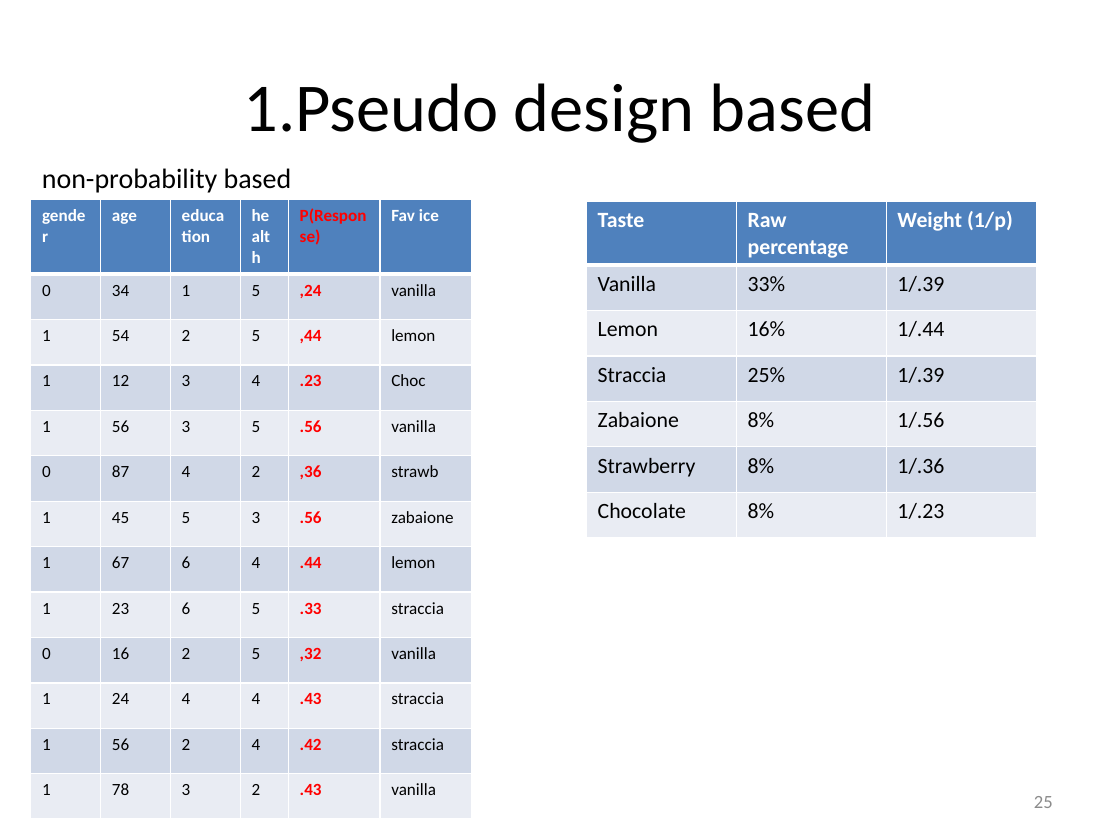
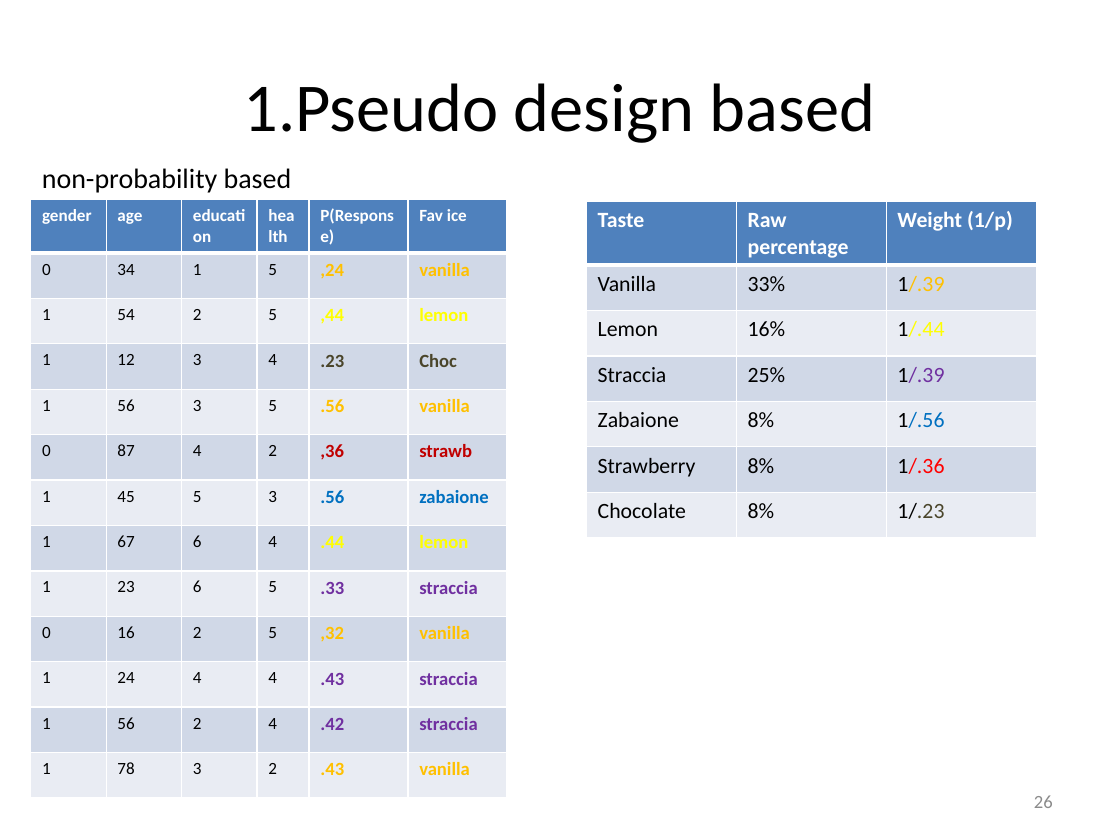
Before and after one commit to peterlugtig/peterlugtig.github.io, a slide deck: slide 26 of static/files/SDA/week13/lecture_week_13.pptx (slide 25 before the commit). Drawn at 1120x840 pixels with LibreOffice and Linux fonts; fonts in the diff are those of the drawing. Boxes give left, top, right and bottom in pixels: in the first picture for what was removed or moved away, otherwise in the second. Text is boxed around its words. In the diff, an @@ line names an element or a change of style, - is before the commit and + after.

```diff
--- a/static/files/SDA/week13/lecture_week_13.pptx
+++ b/static/files/SDA/week13/lecture_week_13.pptx
@@ table at <box>31,199,505,796</box> @@
@@ text colour #FF0000 to #FFFFFF in "P(Response)" @@
@@ size 11 to 12 pt in ",24", "vanilla", ",44", "lemon" and 20 more places @@
@@ text colour #FF0000 to #FFC000 in ",24", ".56", ",32", ".43" @@
@@ text colour #000000 to #FFC000 in "vanilla", "vanilla", "vanilla", "vanilla" @@
@@ bold on in "vanilla", "lemon", "Choc", "vanilla" and 8 more places @@
@@ text colour #FF0000 to #FFFF00 in ",44", ".44" @@
@@ text colour #000000 to #FFFF00 in "lemon", "lemon" @@
@@ text colour #FF0000 to #4A452A in ".23" @@
@@ text colour #000000 to #4A452A in "Choc" @@
@@ text colour #FF0000 to #C00000 in ",36" @@
@@ text colour #000000 to #C00000 in "strawb" @@
@@ text colour #FF0000 to #0070C0 in ".56" @@
@@ text colour #000000 to #0070C0 in "zabaione" @@
@@ text colour #FF0000 to #7030A0 in ".33", ".43", ".42" @@
@@ text colour #000000 to #7030A0 in "straccia", "straccia", "straccia" @@
@@ table: place and size @@
-table at <box>31,199,472,818</box>
+table at <box>31,199,505,796</box>
@@ table at <box>587,202,1037,538</box> @@
@@ text colour #000000 to #FFC000, text colour #000000 to #7030A0 in "1/.39" @@
@@ text colour #000000 to #FFFF00 in "1/.44" @@
@@ text colour #000000 to #0070C0 in "1/.56" @@
@@ text colour #000000 to #FF0000 in "1/.36" @@
@@ text colour #000000 to #4A452A in "1/.23" @@
@@ page number at <box>1034,795,1053,808</box>: text changed @@
-25
+26
```
Also in this commit, not shown: 22 other slides changed, 1 slide added, 3 other files.
